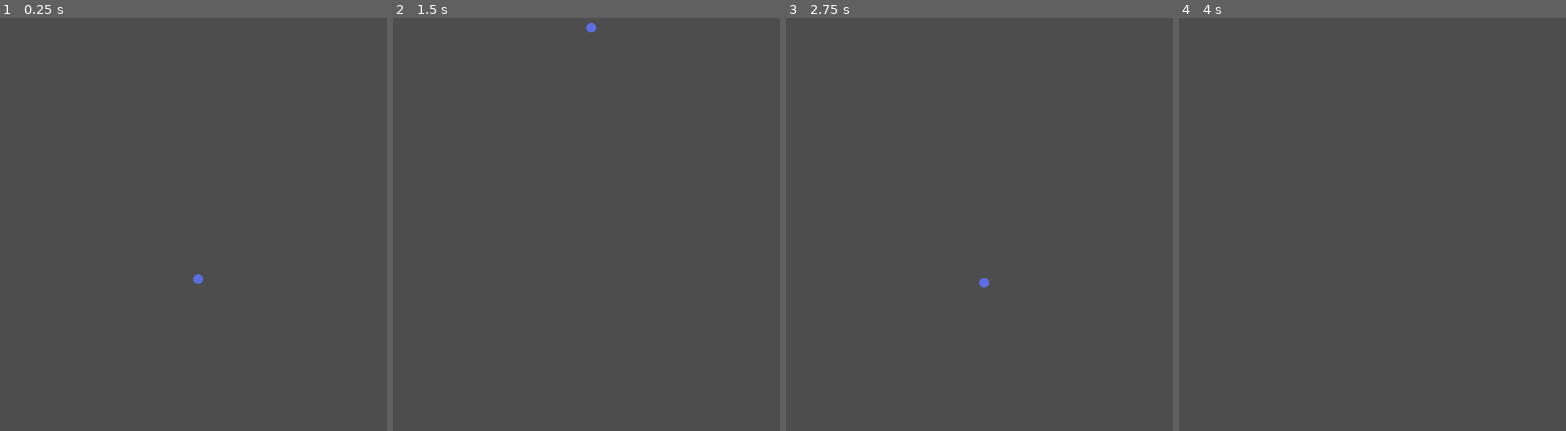
Above: before the commit, frames 1-4 (left to right).
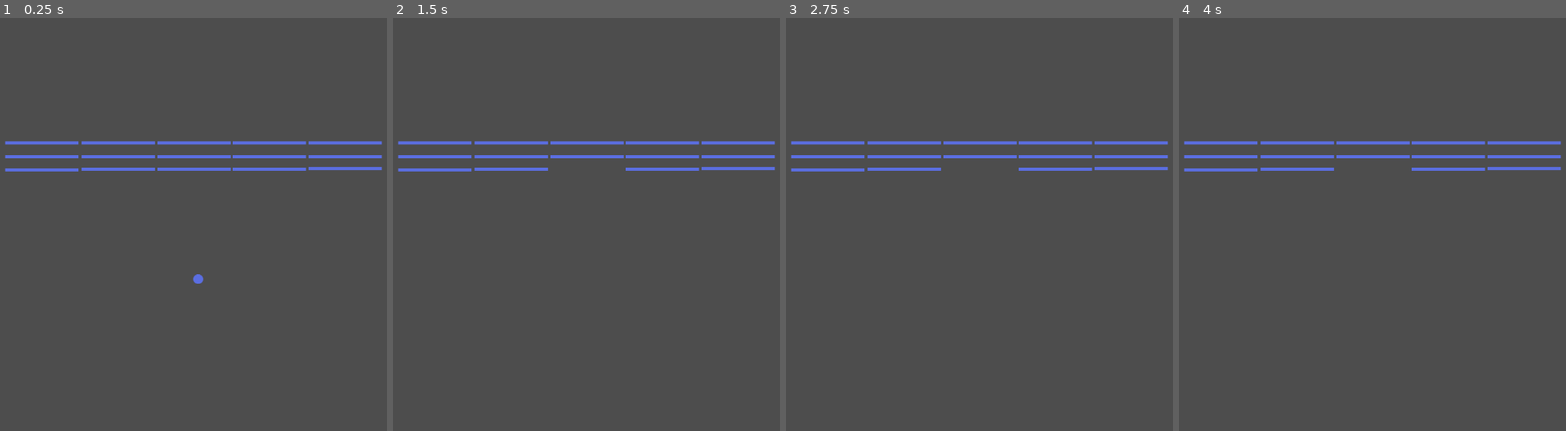
Above: after the commit, the same moments.

Repository: Dripcoding/godot-breakout2d
Game: Godot game, scene res://scenes/main.tscn
Same seed, same stepped clock (60 frames per second), same inputs: the game is played once before the commit and once after it.
Inputs:
- Up to frame 1 (0.25 s): no input
- Up to frame 2 (1.5 s): tap Enter at 0.5 s; tap Space at 1.25 s
- Up to frame 3 (2.75 s): tap Enter at 2 s
- Up to frame 4 (4 s): tap Space at 2.75 s; tap Enter at 3.5 s

The runs differ from the first frame. In frame 1, 2.3% of the frame differs, in the area x 1-99%, y 29-38%; in frame 2, 2.3%; in frame 3, 2.3%; in frame 4, 2.2%.

Commit message:
remove unneeded script

Diff:
--- a/scenes/brick_grid.tscn
+++ b/scenes/brick_grid.tscn
@@ -9,7 +9,6 @@
 size = Vector2(117, 5)
 
 [node name="Brick Grid" type="Node2D"]
-script = ExtResource("1_1sh5i")
 
 [node name="Brick" type="StaticBody2D" parent="." groups=["brick"]]
 unique_name_in_owner = true
